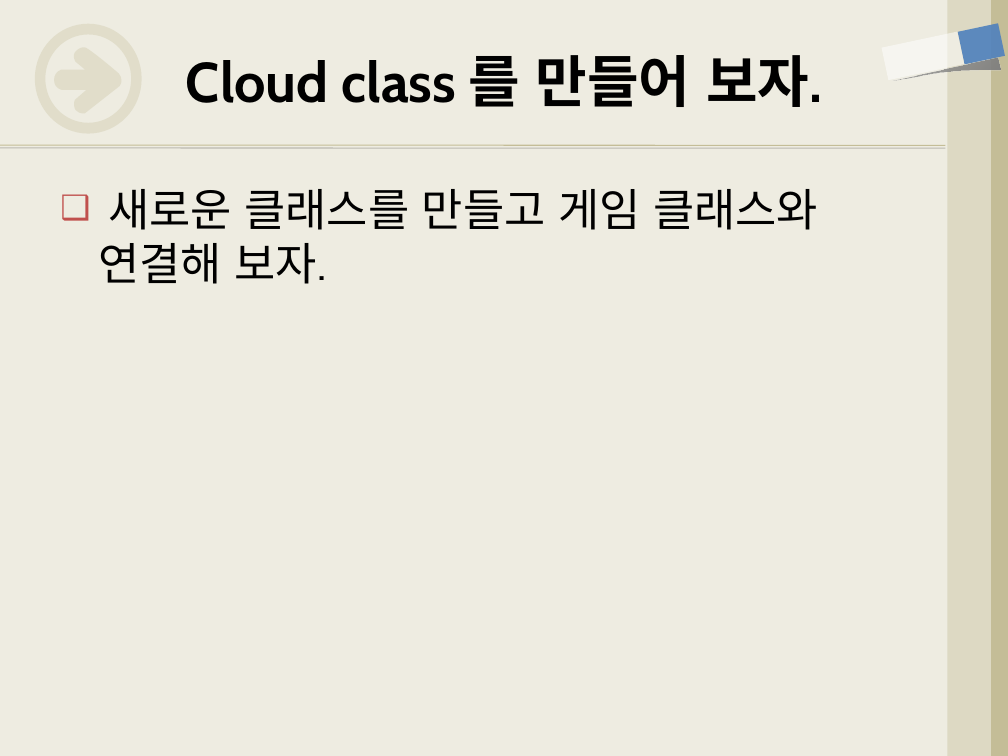
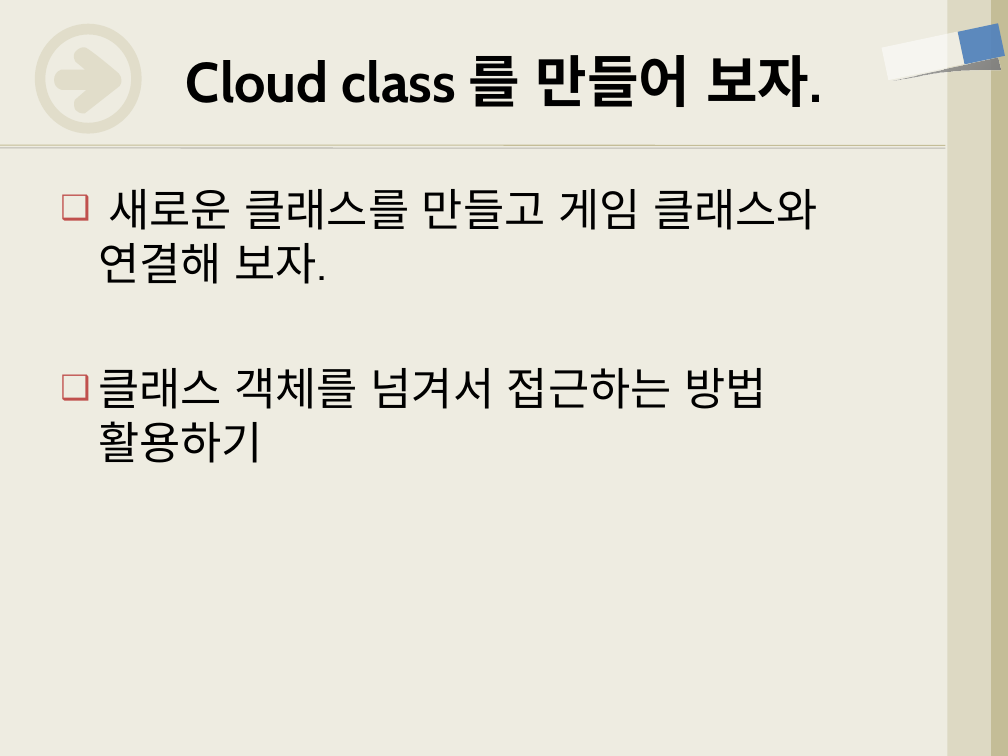
Before and after one commit to freshmea/weizman_python_class, a slide deck: slide 4 of textbook/파이썬5-2교시.pptx. Drawn at 1008x756 pixels with LibreOffice and Linux fonts; fonts in the diff are those of the drawing. Boxes give left, top, right and bottom in pixels: in the first picture for what was removed or moved away, otherwise in the second. Text is boxed around its words. In the diff, an @@ line names an element or a change of style, - is before the commit and + after.

```diff
--- a/textbook/파이썬5-2교시.pptx
+++ b/textbook/파이썬5-2교시.pptx
@@ text at (x1=98, y1=368, x2=766, y2=463): paragraph added @@
+❑ 클래스 객체를 넘겨서 접근하는 방법 활용하기
```
Also in this commit, not shown: 2 other slides changed, 1 slide added.
